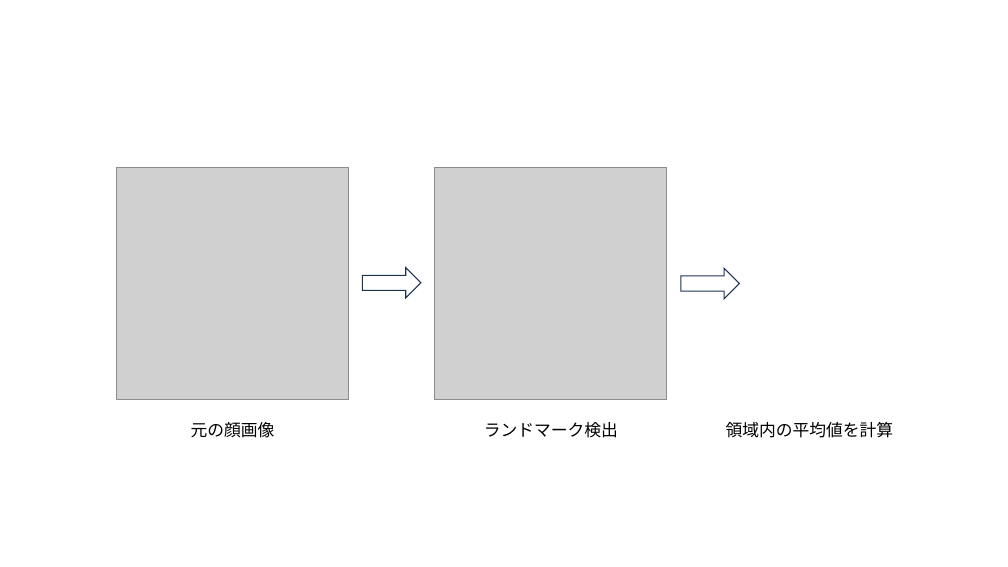
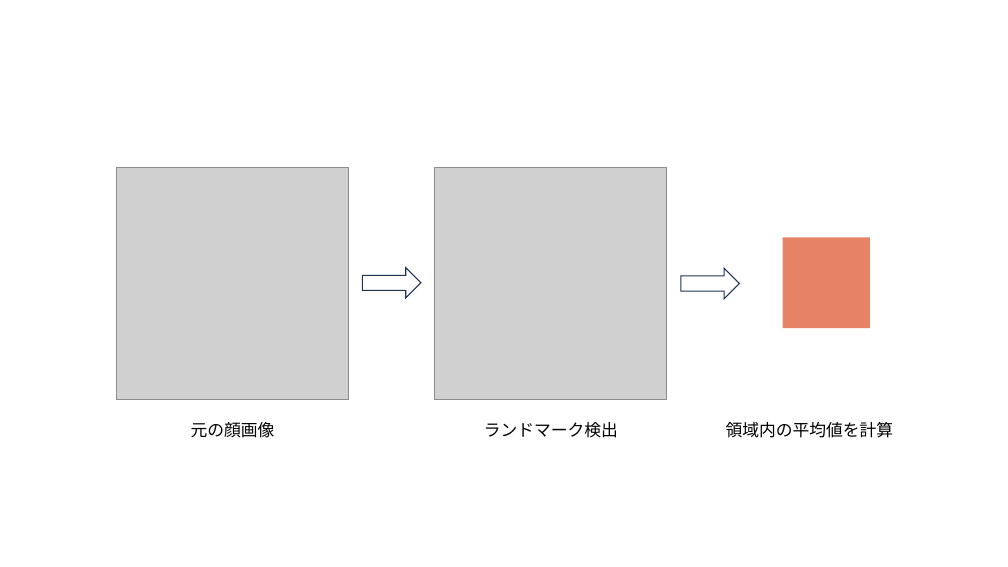
Before and after one commit to yuu5322/sci23, a slide deck: slide 2 of 修論の図.pptx. Drawn at 1008x567 pixels with LibreOffice and Linux fonts; fonts in the diff are those of the drawing; grey boxes stand for pictures. Boxes give left, top, right and bottom in pixels: in the first picture for what was removed or moved away, otherwise in the second. Text is boxed around its words. In the diff, an @@ line names an element or a change of style, - is before the commit and + after.

```diff
--- a/修論の図.pptx
+++ b/修論の図.pptx
@@ rectangle added at [783,237,870,328], fill #E68366 @@
```
Also in this commit, not shown: 2 slides added, 1 other file.
